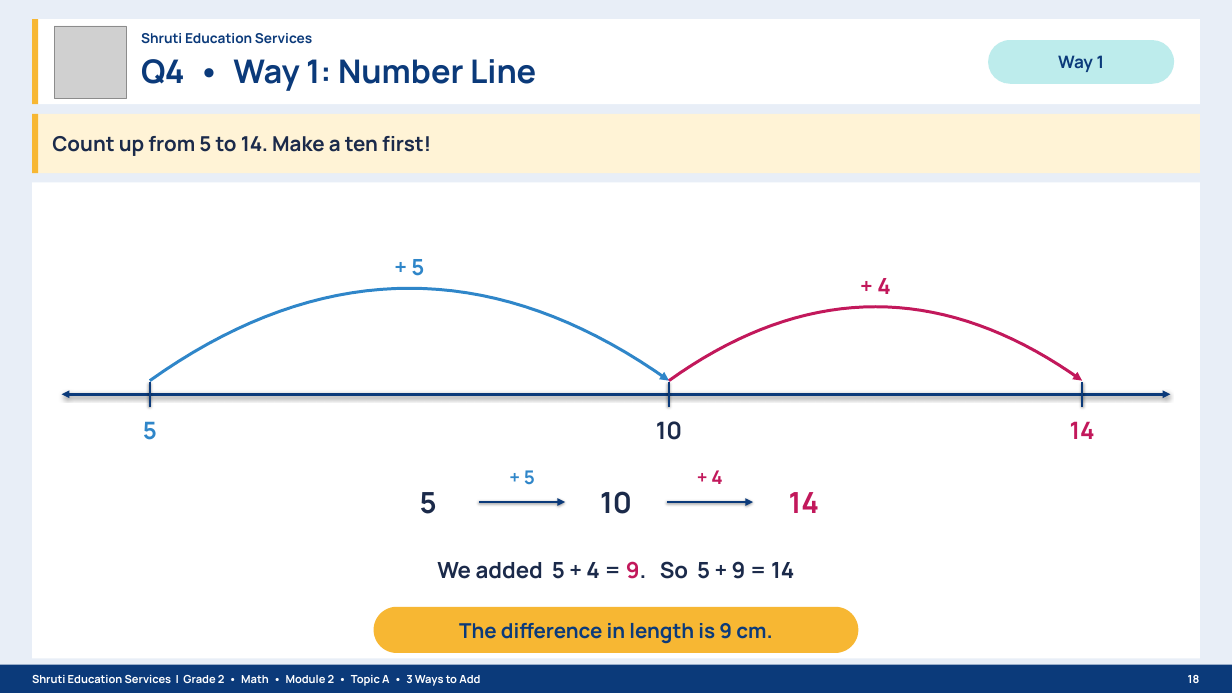
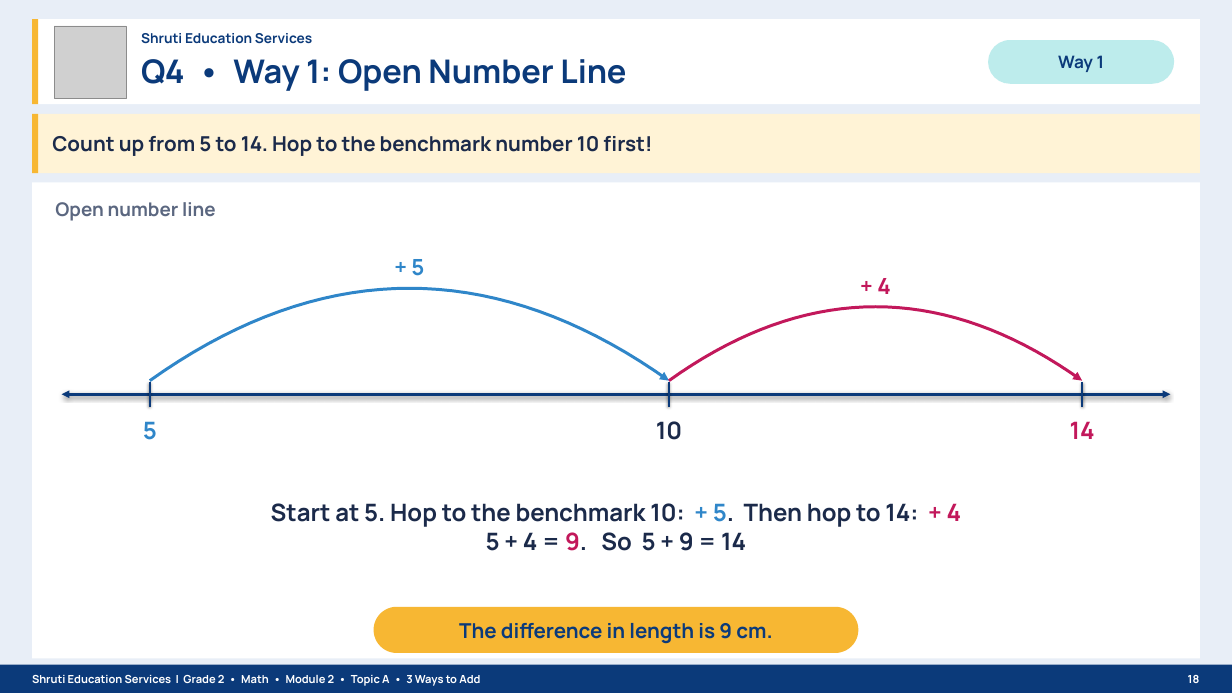
Before and after one commit to naazshru/project-duplication, a slide deck: slide 18 of Grade2_EM2_M2_TopicA_Lessons1-4_3_Ways_to_Add_Shruti_Education_Services.pptx. Drawn at 1232x693 pixels with LibreOffice and Linux fonts; fonts in the diff are those of the drawing; grey boxes stand for pictures. Boxes give left, top, right and bottom in pixels: in the first picture for what was removed or moved away, otherwise in the second. Text is boxed around its words. In the diff, an @@ line names an element or a change of style, - is before the commit and + after.

```diff
--- a/Grade2_EM2_M2_TopicA_Lessons1-4_3_Ways_to_Add_Shruti_Education_Services.pptx
+++ b/Grade2_EM2_M2_TopicA_Lessons1-4_3_Ways_to_Add_Shruti_Education_Services.pptx
@@ text at [141, 59, 626, 91]: text changed @@
-Q4 • Way 1: Number Line
+Q4 • Way 1: Open Number Line
@@ text at [52, 136, 652, 156]: text changed @@
-Count up from 5 to 14. Make a ten first!
+Count up from 5 to 14. Hop to the benchmark number 10 first!
@@ text added at [55, 202, 215, 221], 22 pt, text #5B6780, bold @@
+Open number line
@@ text removed at [524, 470, 535, 485] @@
-+ 5
@@ text removed at [711, 470, 722, 484] @@
-+ 4
@@ text at [271, 503, 962, 551]: text changed; size 26 to 28 pt @@
-We added 5 + 4 = 9. So 5 + 9 = 14
+Start at 5. Hop to the benchmark 10: + 5. Then hop to 14: + 4
+5 + 4 = 9. So 5 + 9 = 14
@@ text removed at [420, 492, 437, 514] @@
-5
@@ arrow removed from (479, 502) to (565, 502) @@
@@ text removed at [600, 491, 632, 514] @@
-10
@@ arrow removed from (667, 502) to (753, 502) @@
@@ text removed at [789, 492, 819, 513] @@
-14
```
Also in this commit, not shown: 30 other slides changed, 10 slides added, 10 slides removed, 1 other file.
